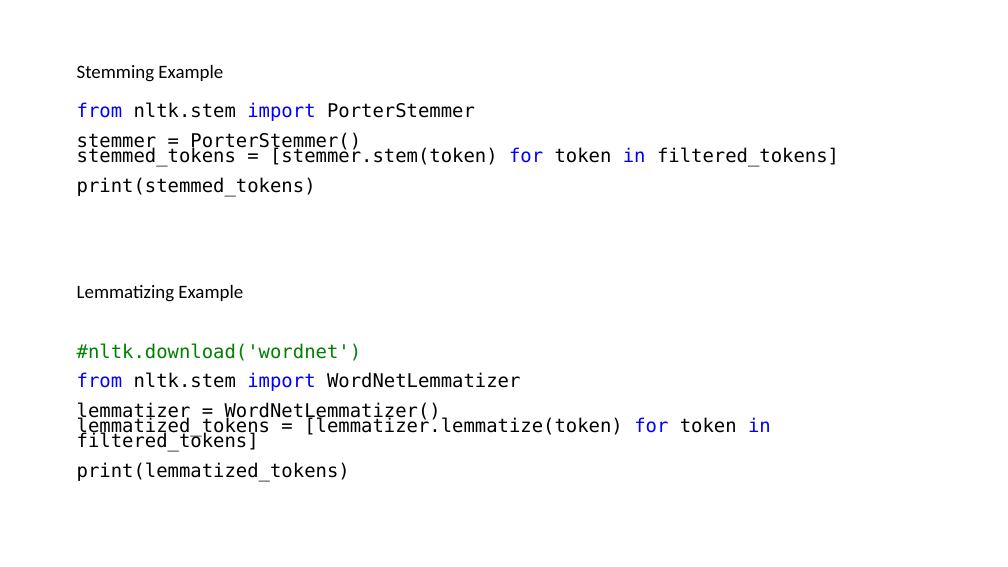
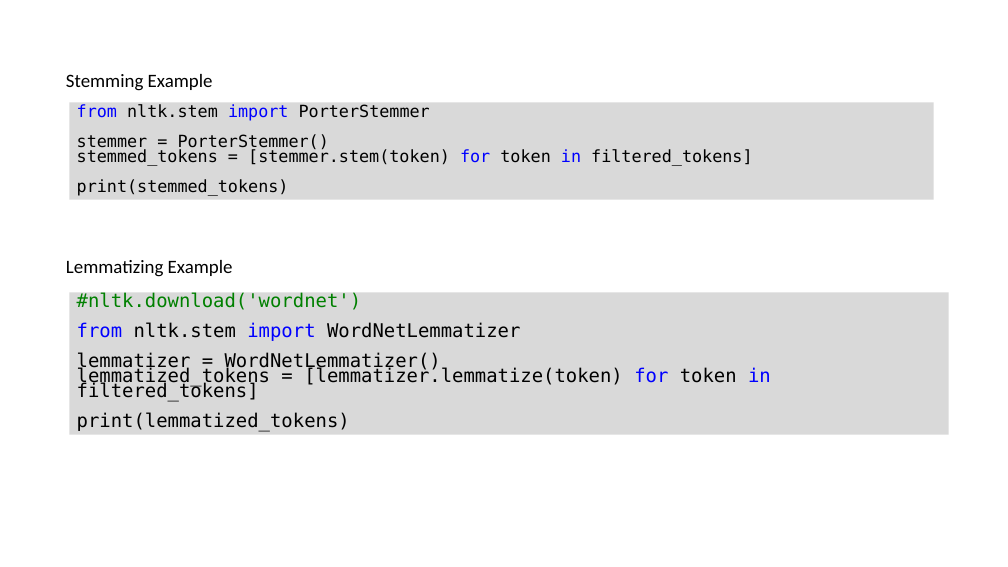
Before and after one commit to msfasha/307307-BI-Methods, a slide deck: slide 17 of 20242-NLP-LLM/lecture notes/Part 1 - Introduction to NLP/1.1-introduction to NLP.pptx (slide 15 before the commit). Drawn at 1008x567 pixels with LibreOffice and Linux fonts; fonts in the diff are those of the drawing; background and template pictures are left out. Boxes give left, top, right and bottom in pixels: in the first picture for what was removed or moved away, otherwise in the second. Text is boxed around its words. In the diff, an @@ line names an element or a change of style, - is before the commit and + after.

```diff
--- a/20242-NLP-LLM/lecture notes/Part 1 - Introduction to NLP/1.1-introduction to NLP.pptx
+++ b/20242-NLP-LLM/lecture notes/Part 1 - Introduction to NLP/1.1-introduction to NLP.pptx
@@ text "Stemming Example": place and size @@
-text "Stemming Example" at <box>77,65,223,82</box>
+text "Stemming Example" at <box>66,74,213,91</box>
@@ rectangle "from nltk.stem import PorterStemmer": place and size @@
-rectangle "from nltk.stem import PorterStemmer" at <box>77,102,839,197</box>
+rectangle "from nltk.stem import PorterStemmer" at <box>70,103,934,200</box>
@@ rectangle "from nltk.stem import PorterStemmer" at <box>70,103,934,200</box>: size 18 to 16 pt; fill none to #D9D9D9 @@
@@ text "Lemmatizing Example": place and size @@
-text "Lemmatizing Example" at <box>77,285,243,302</box>
+text "Lemmatizing Example" at <box>66,260,233,277</box>
@@ rectangle "#nltk.download('wordnet')": place and size @@
-rectangle "#nltk.download('wordnet')" at <box>77,343,771,482</box>
+rectangle "#nltk.download('wordnet')" at <box>70,293,949,435</box>
@@ rectangle "#nltk.download('wordnet')" at <box>70,293,949,435</box>: fill none to #D9D9D9 @@
```
Also in this commit, not shown: 24 other slides changed, 4 slides added, 5 slides removed, 2 other files.
